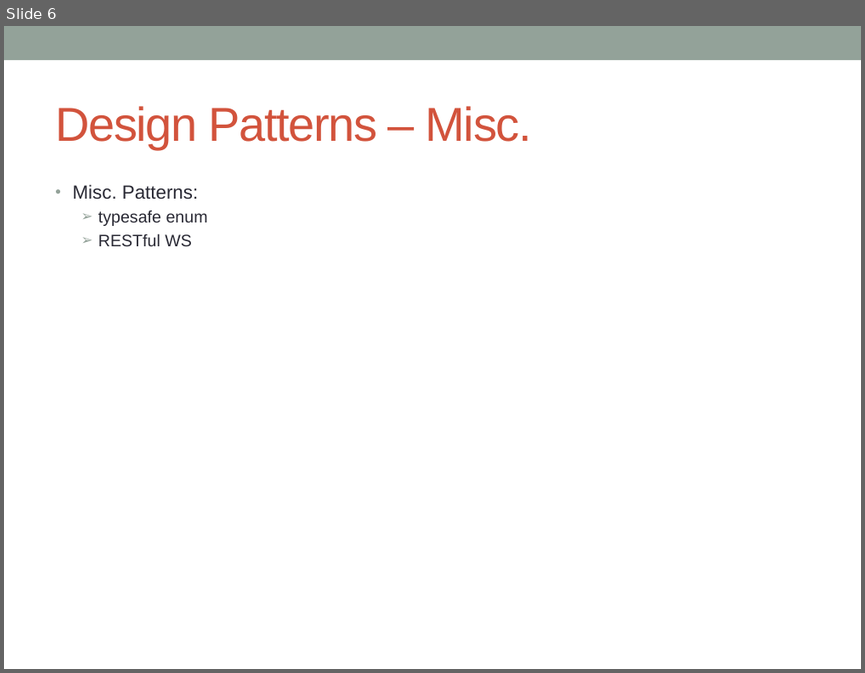
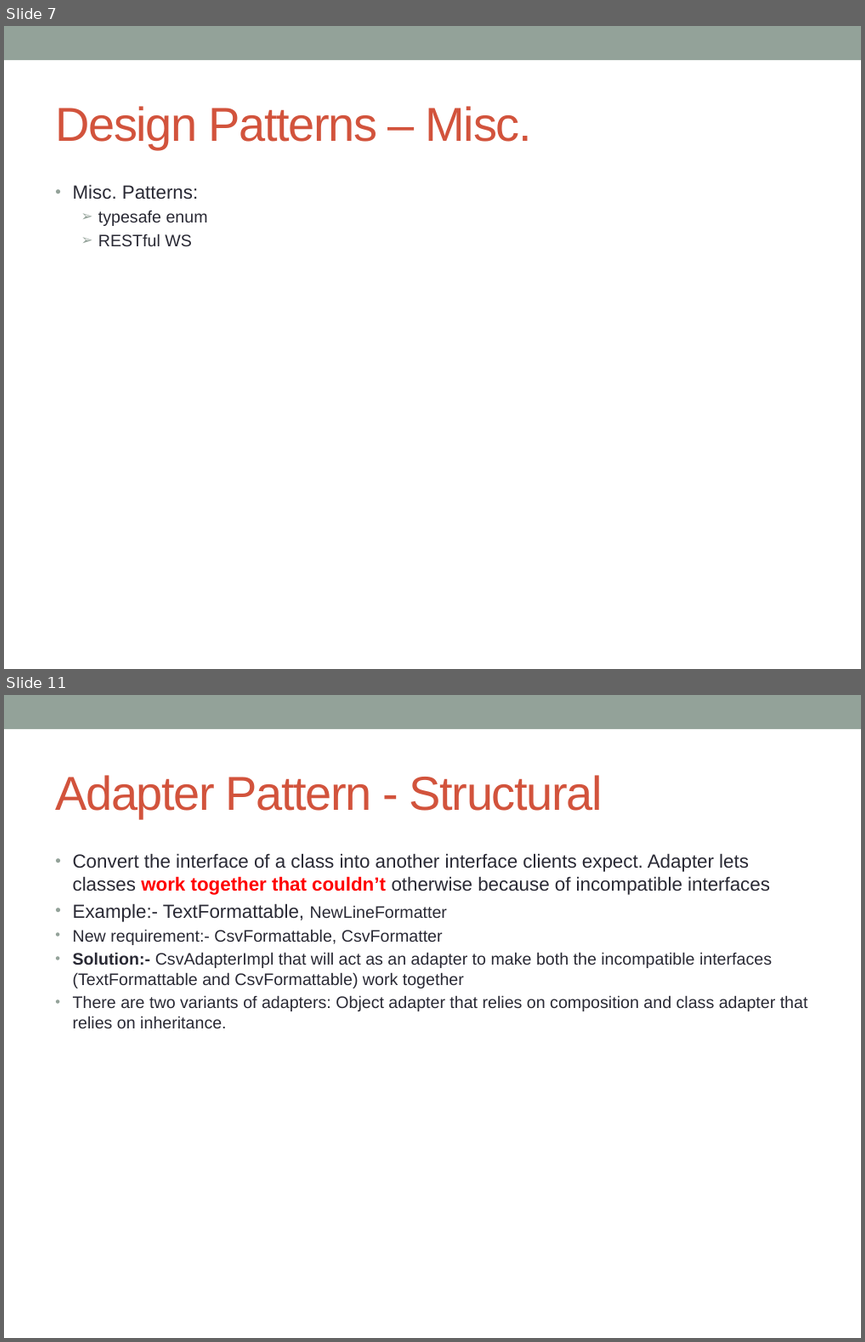
Before and after one commit to notionquest/ProjectDocumentation, a slide deck: DesignPatterns.pptx. Shown one above the other, each under a label of ours: slide 6 before the commit, slides 7 and 11 after it; the slides between them are not shown. The pictures are 865x673 and 865x1342 pixels, drawn with LibreOffice and Linux fonts; fonts in the diff are those of the drawing. Boxes give left, top, right and bottom in pixels: in the first picture for what was removed or moved away, otherwise in the second. Text is boxed around its words. In the diff, an @@ line names an element or a change of style, - is before the commit and + after.

Commit message:
composition over inheritence, adpater pattern

```diff
--- a/DesignPatterns.pptx
+++ b/DesignPatterns.pptx
@@ slide 11 added at box(4, 695, 861, 1338), background #FFFFFF; not listed: 1 template element that a slide beside it also shows @@
@@ title added at box(55, 775, 602, 818), 40 pt, text #D2533C @@
+Adapter Pattern - Structural
@@ text added at box(73, 853, 808, 1028), 14 pt, text #292934 @@
+• Convert the interface of a class into another interface clients expect. Adapter lets classes work together that couldn’t otherwise because of incompatible interfaces
+• Example:- TextFormattable, NewLineFormatter
+• New requirement:- CsvFormattable, CsvFormatter
+• Solution:- CsvAdapterImpl that will act as an adapter to make both the incompatible interfaces (TextFormattable and CsvFormattable) work together
+• There are two variants of adapters: Object adapter that relies on composition and class adapter that relies on inheritance.
@@ what was slide 6 is now slide 7 @@
```
Also in this commit, not shown: 1 slide changed, 5 other slides added.
